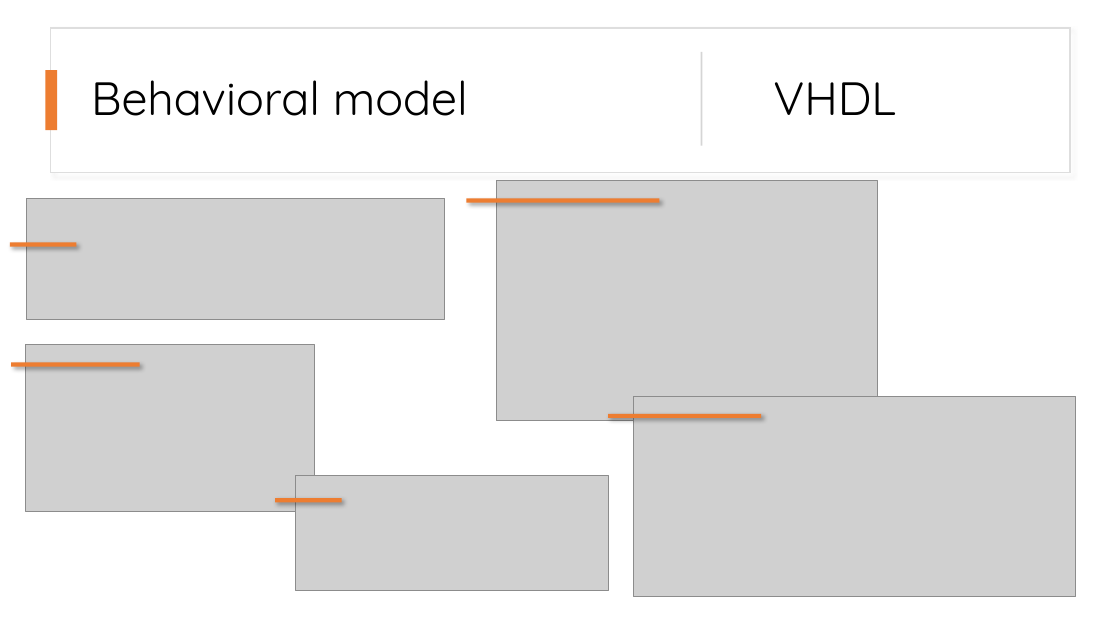
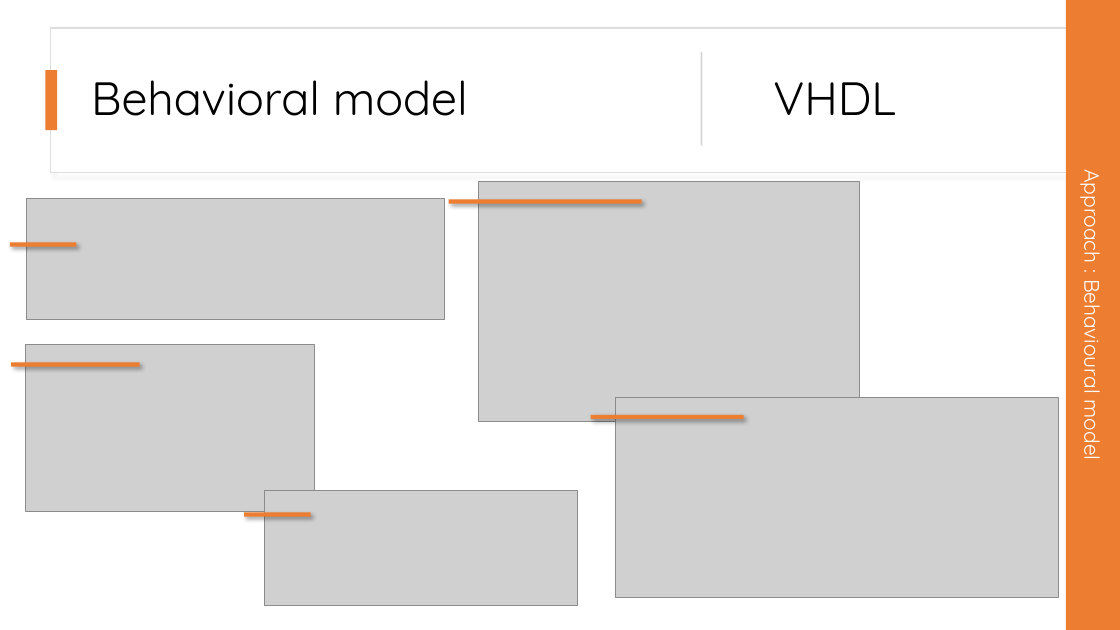
Before and after one commit to Embineer/Embineer, a slide deck: slide 9 of presentation/Autonomous traffic system presentation.pptx. Drawn at 1120x630 pixels with LibreOffice and Linux fonts; fonts in the diff are those of the drawing; grey boxes stand for pictures. Boxes give left, top, right and bottom in pixels: in the first picture for what was removed or moved away, otherwise in the second. Text is boxed around its words. In the diff, an @@ line names an element or a change of style, - is before the commit and + after.

```diff
--- a/presentation/Autonomous traffic system presentation.pptx
+++ b/presentation/Autonomous traffic system presentation.pptx
@@ rectangle added at (1066, 0, 1120, 630), fill #ED7D31, 18 pt, text #FFFFFF @@
+Approach : Behavioural model
@@ rectangle: place and size @@
-rectangle at (466, 198, 660, 202)
+rectangle at (449, 199, 642, 203)
@@ picture: place and size @@
-picture at (497, 181, 878, 421)
+picture at (479, 181, 860, 422)
@@ rectangle: place and size @@
-rectangle at (608, 414, 761, 418)
+rectangle at (591, 415, 744, 419)
@@ picture: place and size @@
-picture at (634, 397, 1076, 597)
+picture at (616, 397, 1059, 598)
@@ picture: place and size @@
-picture at (296, 476, 608, 592)
+picture at (265, 490, 577, 605)
@@ rectangle: place and size @@
-rectangle at (275, 498, 341, 502)
+rectangle at (245, 513, 311, 517)
```
Also in this commit, not shown: 11 other slides changed, 2 slides added, 3 other files.
